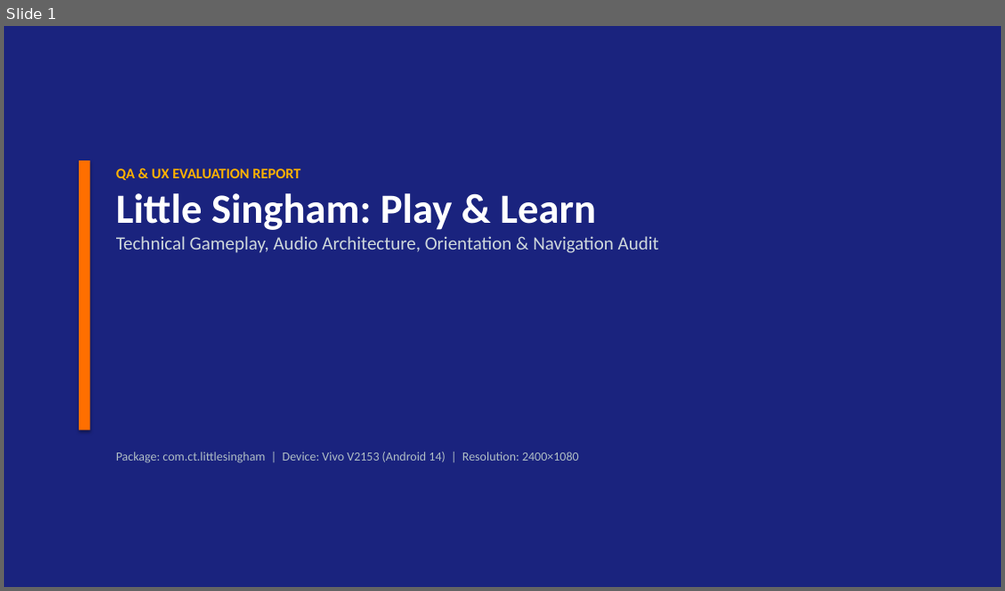
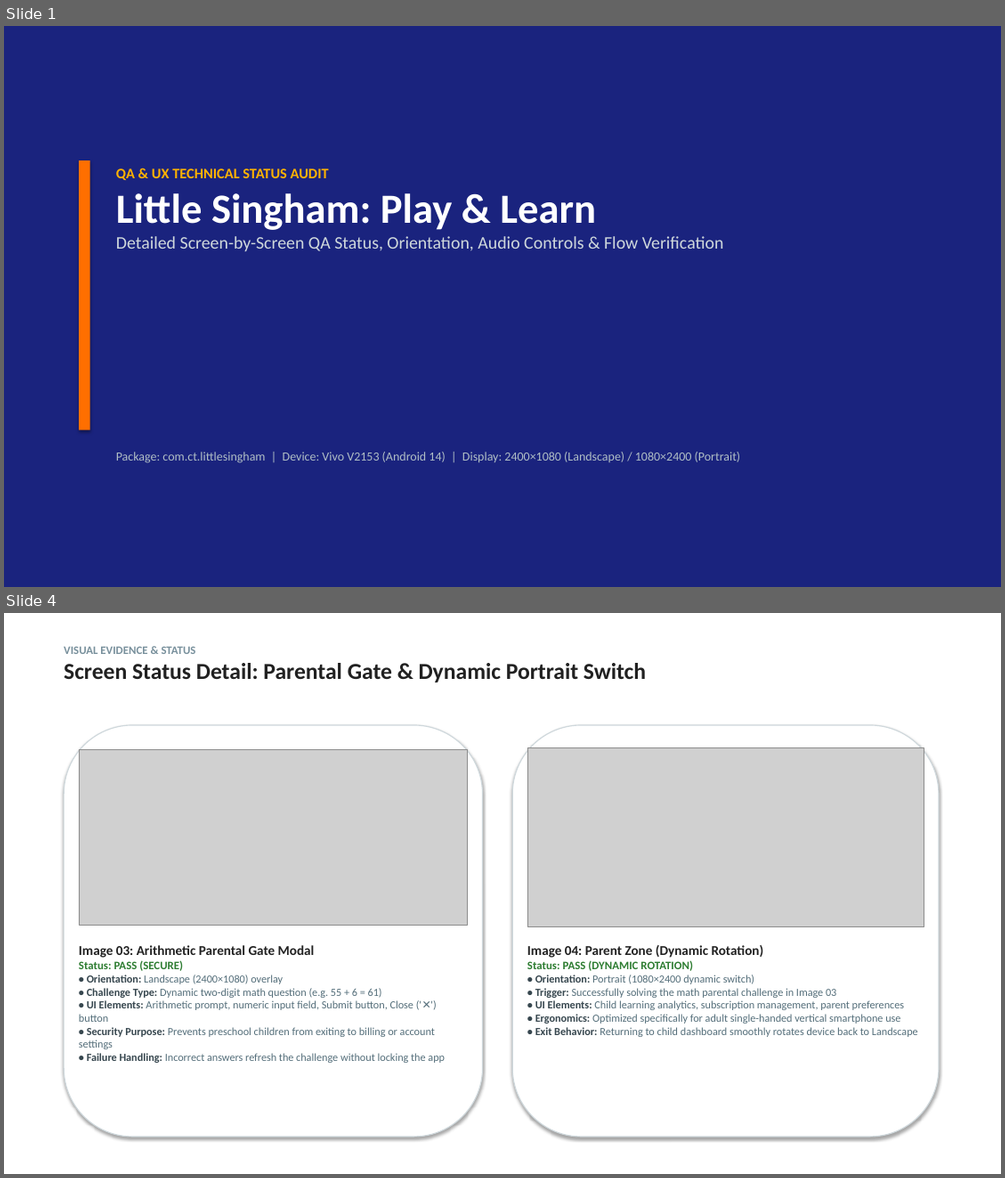
Before and after one commit to ananddub/game-qa-review-3g1j37, a slide deck: Little_Singham_Play_and_Learn.pptx. Shown one above the other, each under a label of ours: slide 1 before the commit, slides 1 and 4 after it; the slides between them are not shown. The pictures are 1005x591 and 1005x1178 pixels, drawn with LibreOffice and Linux fonts; fonts in the diff are those of the drawing; grey boxes stand for pictures. Boxes give left, top, right and bottom in pixels: in the first picture for what was removed or moved away, otherwise in the second. Text is boxed around its words. In the diff, an @@ line names an element or a change of style, - is before the commit and + after.

Commit message:
Remove all suggestions/recommendations; update slides to focus purely on detailed screen statuses, UI elements, and technical parameters

```diff
--- a/Little_Singham_Play_and_Learn.pptx
+++ b/Little_Singham_Play_and_Learn.pptx
@@ slide 4 added at (4, 613, 1001, 1174), background #FFFFFF @@
@@ text added at (64, 646, 646, 682), 22 pt, text #212121, bold @@
+VISUAL EVIDENCE & STATUS
+Screen Status Detail: Parental Gate & Dynamic Portrait Switch
@@ rounded rectangle added at (64, 725, 483, 1136), fill #FFFFFF, outline #CFD8DC 1 pt @@
@@ rounded rectangle added at (512, 725, 938, 1136), fill #FFFFFF, outline #CFD8DC 1 pt @@
@@ picture added at (79, 750, 468, 925) @@
@@ picture added at (527, 748, 923, 926) @@
@@ text added at (79, 945, 445, 1062), 10.5 pt, text #546E7A @@
+Image 03: Arithmetic Parental Gate Modal
+Status: PASS (SECURE)
+• Orientation: Landscape (2400×1080) overlay
+• Challenge Type: Dynamic two-digit math question (e.g. 55 + 6 = 61)
+• UI Elements: Arithmetic prompt, numeric input field, Submit button, Close ('✕') button
+• Security Purpose: Prevents preschool children from exiting to billing or account settings
+• Failure Handling: Incorrect answers refresh the challenge without locking the app
@@ text added at (527, 945, 918, 1037), 10.5 pt, text #546E7A @@
+Image 04: Parent Zone (Dynamic Rotation)
+Status: PASS (DYNAMIC ROTATION)
+• Orientation: Portrait (1080×2400 dynamic switch)
+• Trigger: Successfully solving the math parental challenge in Image 03
+• UI Elements: Child learning analytics, subscription management, parent preferences
+• Ergonomics: Optimized specifically for adult single-handed vertical smartphone use
+• Exit Behavior: Returning to child dashboard smoothly rotates device back to Landscape
@@ slide 1 changed as well @@
@@ text at (116, 168, 329, 180): text changed @@
-QA & UX EVALUATION REPORT
+QA & UX TECHNICAL STATUS AUDIT
@@ text at (116, 236, 724, 251): text changed; size 18 to 17 pt @@
-Technical Gameplay, Audio Architecture, Orientation & Navigation Audit
+Detailed Screen-by-Screen QA Status, Orientation, Audio Controls & Flow Verification
@@ text at (116, 451, 740, 463): text changed @@
-Package: com.ct.littlesingham | Device: Vivo V2153 (Android 14) | Resolution: 2400×1080
+Package: com.ct.littlesingham | Device: Vivo V2153 (Android 14) | Display: 2400×1080 (Landscape) / 1080×2400 (Portrait)
```
Also in this commit, not shown: 1 other slide changed, 4 other slides added, 6 slides removed, 2 other files.
